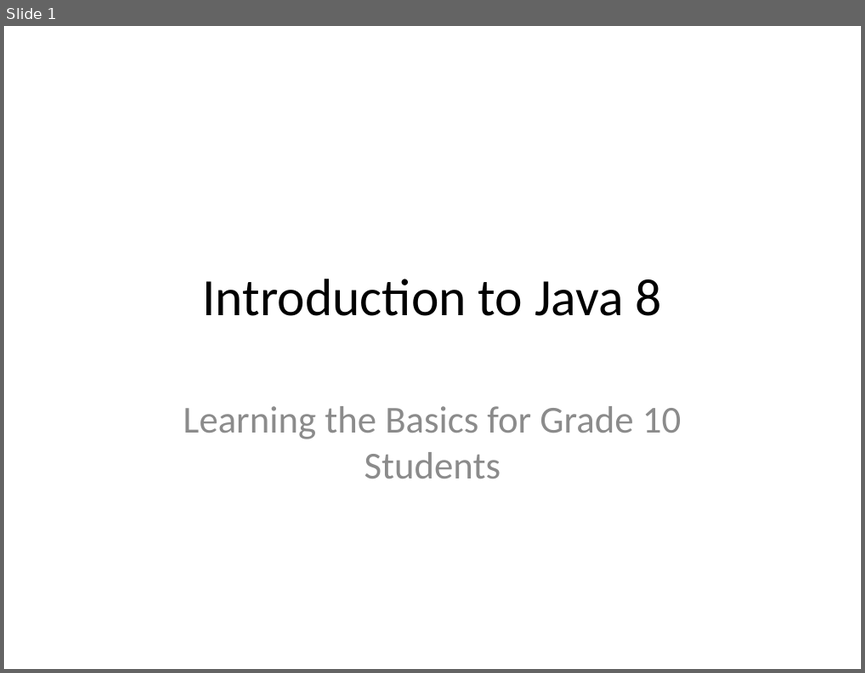
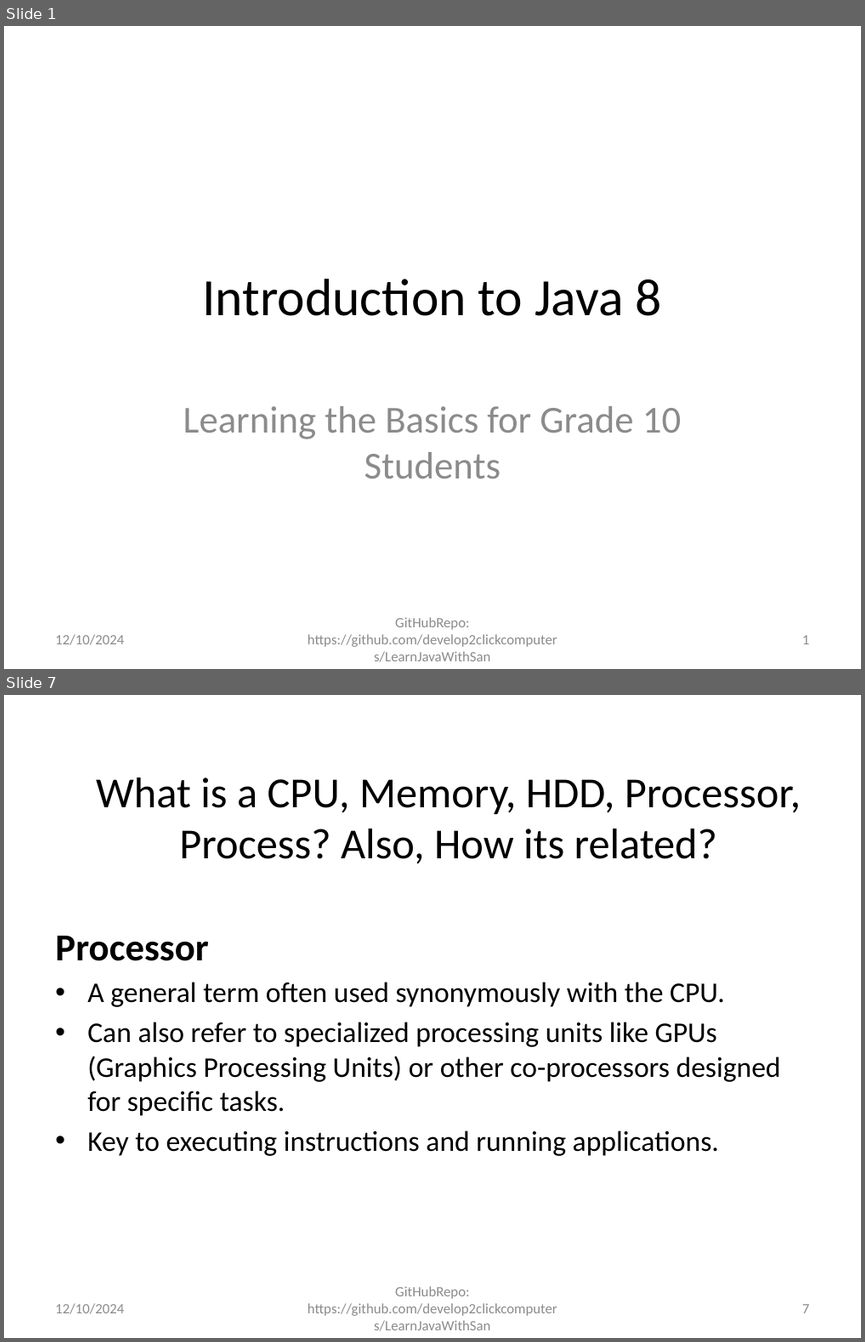
Before and after one commit to develop2clickcomputers/LearnJavaWithSan, a slide deck: Introduction_to_Java_8_for_Grade_10_Students.pptx. Shown one above the other, each under a label of ours: slide 1 before the commit, slides 1 and 7 after it; the slides between them are not shown. The pictures are 865x673 and 865x1342 pixels, drawn with LibreOffice and Linux fonts; fonts in the diff are those of the drawing. Boxes give left, top, right and bottom in pixels: in the first picture for what was removed or moved away, otherwise in the second. Text is boxed around its words. In the diff, an @@ line names an element or a change of style, - is before the commit and + after.

```diff
--- a/Introduction_to_Java_8_for_Grade_10_Students.pptx
+++ b/Introduction_to_Java_8_for_Grade_10_Students.pptx
@@ slide 7 added at [4,695,861,1338], background #FFFFFF @@
@@ title added at [96,777,800,864], 36 pt, text #000000 @@
+What is a CPU, Memory, HDD, Processor, Process? Also, How its related?
@@ text added at [55,936,781,1156], 24 pt, text #000000 @@
+Processor
+• A general term often used synonymously with the CPU.
+• Can also refer to specialized processing units like GPUs (Graphics Processing Units) or other co-processors designed for specific tasks.
+• Key to executing instructions and running applications.
@@ text added at [55,1303,124,1314], 12 pt, text #8C8C8C @@
+12/10/2024
@@ text added at [307,1286,557,1331], 12 pt, text #8C8C8C @@
+GitHubRepo: https://github.com/develop2clickcomputers/LearnJavaWithSan
@@ page number added at [802,1304,809,1313], 12 pt, text #8C8C8C @@
+7
@@ slide 1 changed as well @@
@@ text added at [55,634,124,645], 12 pt, text #8C8C8C @@
+12/10/2024
@@ text added at [307,617,557,662], 12 pt, text #8C8C8C @@
+GitHubRepo: https://github.com/develop2clickcomputers/LearnJavaWithSan
@@ page number added at [802,635,809,644], 12 pt, text #8C8C8C @@
+1
```
Also in this commit, not shown: 9 other slides changed, 8 other slides added.
